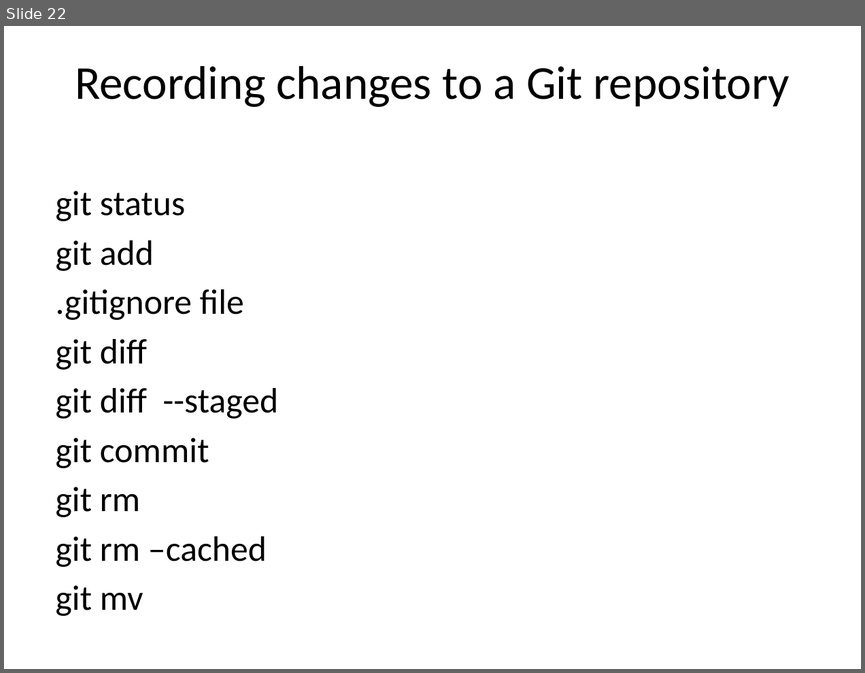
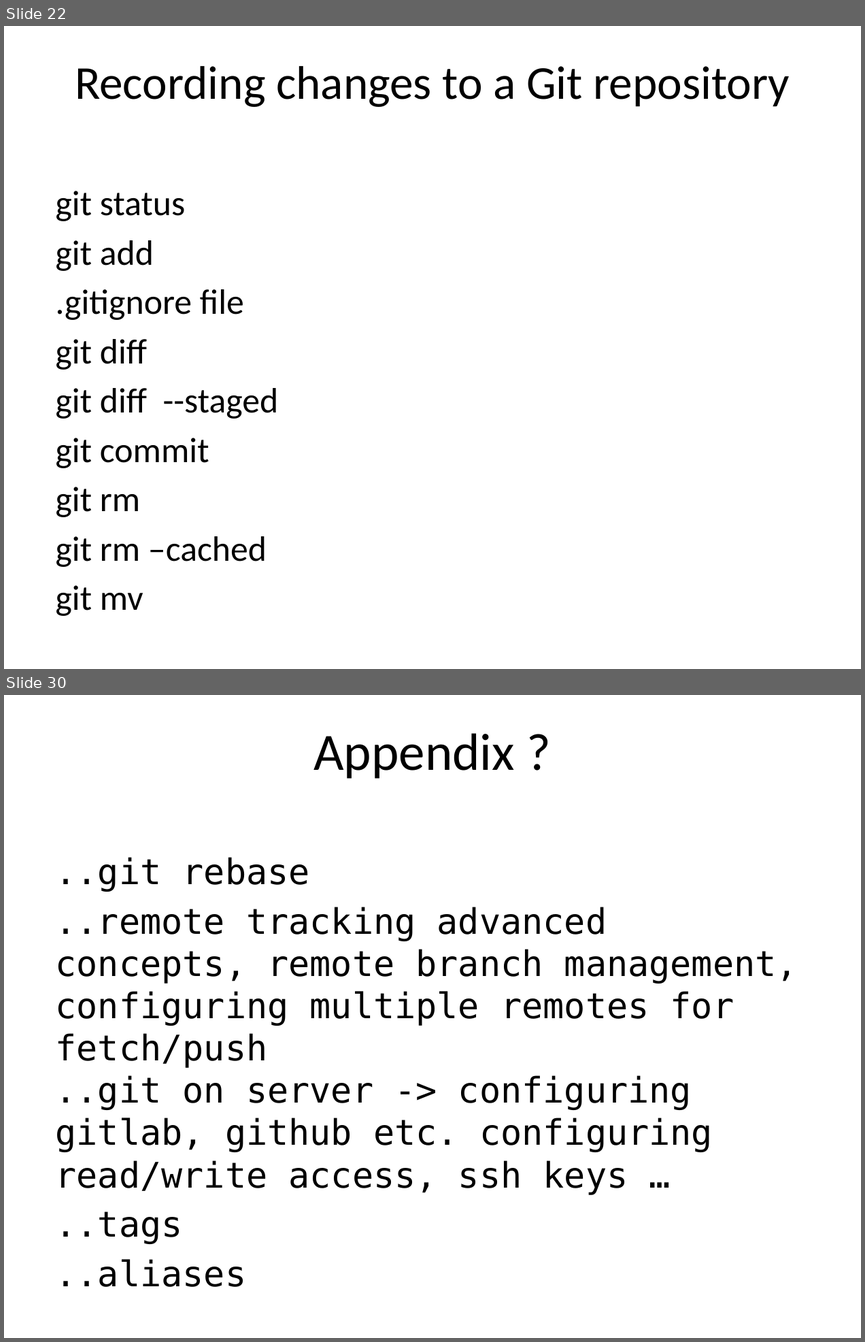
Before and after one commit to agentzz9/GITBasics, a slide deck: GIT version control.pptx. Shown one above the other, each under a label of ours: slide 22 before the commit, slides 22 and 30 after it; the slides between them are not shown. The pictures are 865x673 and 865x1342 pixels, drawn with LibreOffice and Linux fonts; fonts in the diff are those of the drawing. Boxes give left, top, right and bottom in pixels: in the first picture for what was removed or moved away, otherwise in the second. Text is boxed around its words. In the diff, an @@ line names an element or a change of style, - is before the commit and + after.

```diff
--- a/GIT version control.pptx
+++ b/GIT version control.pptx
@@ slide 30 added at (x1=4, y1=695, x2=861, y2=1338), background #FFFFFF @@
@@ title added at (x1=313, y1=733, x2=514, y2=779), 44 pt, text #000000 @@
+Appendix ?
@@ text added at (x1=56, y1=857, x2=798, y2=1287), 29.6 pt, text #000000 @@
+..git rebase
+..remote tracking advanced concepts, remote branch management, configuring multiple remotes for fetch/push
+..git on server -> configuring gitlab, github etc. configuring read/write access, ssh keys …
+..tags
+..aliases
```
Also in this commit, not shown: 9 other slides added.
